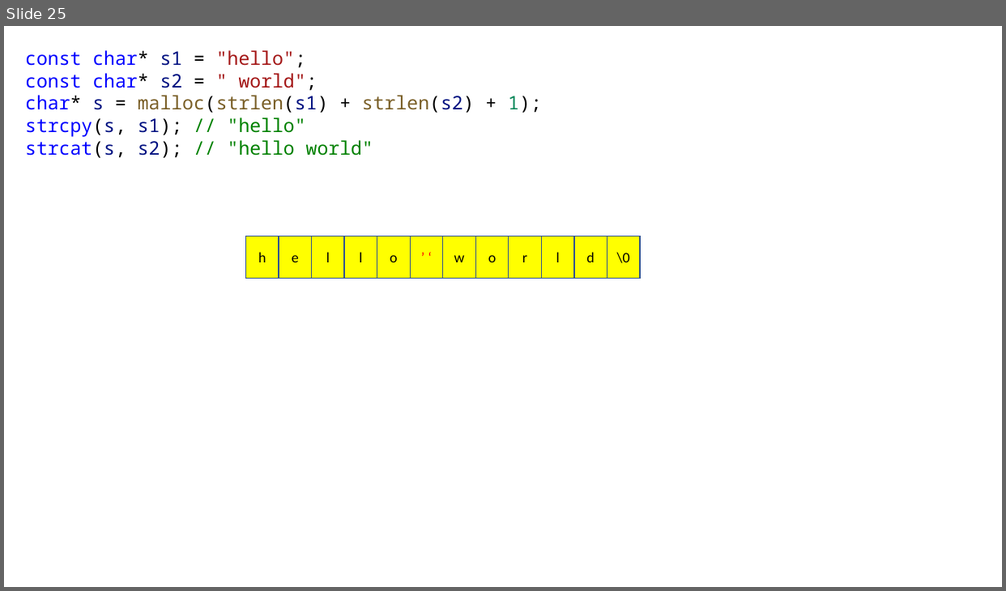
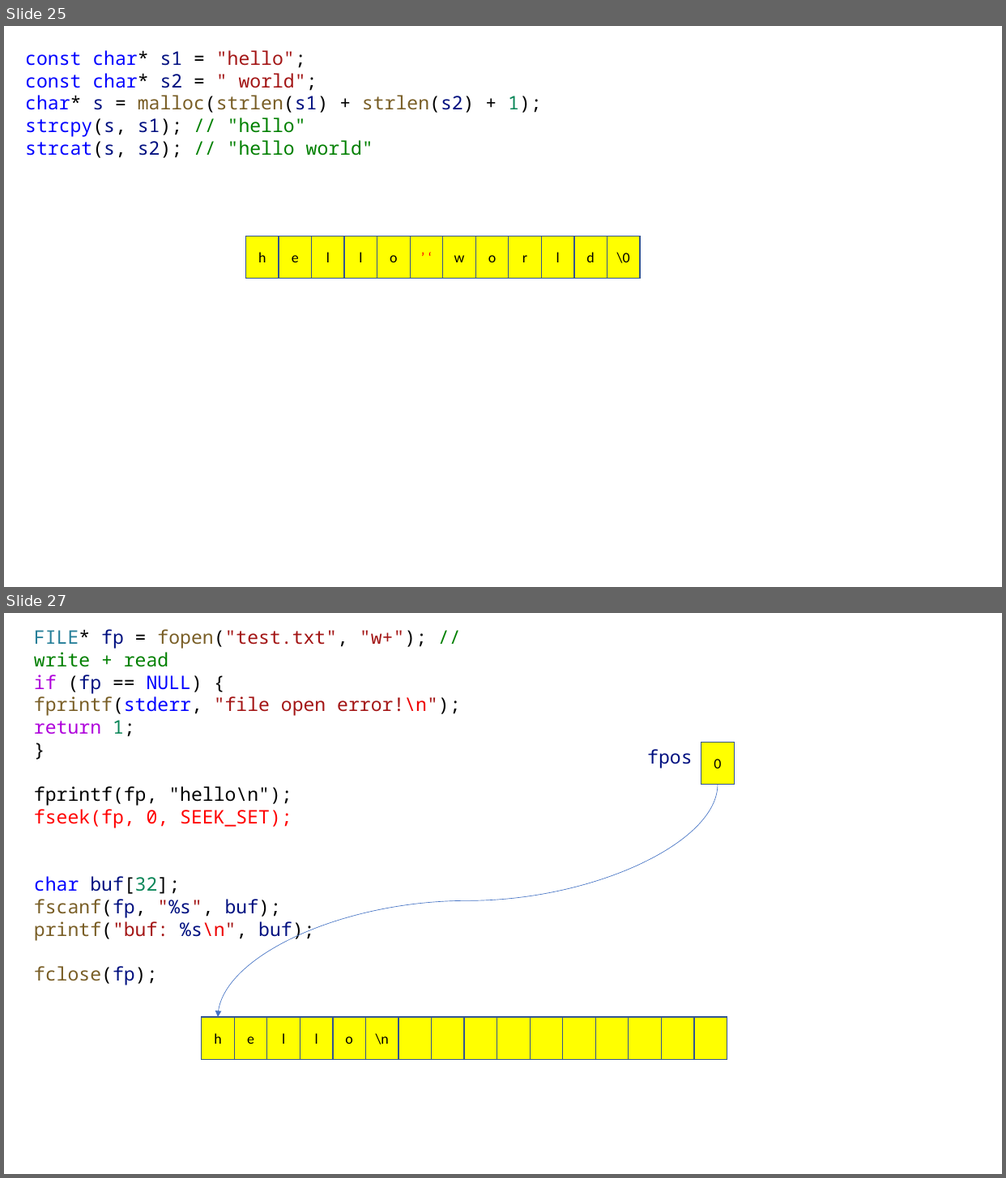
Before and after one commit to yoondev-classroom/hyundai_220510, a slide deck: 220510.pptx. Shown one above the other, each under a label of ours: slide 25 before the commit, slides 25 and 27 after it; the slides between them are not shown. The pictures are 1006x591 and 1006x1178 pixels, drawn with LibreOffice and Linux fonts; fonts in the diff are those of the drawing. Boxes give left, top, right and bottom in pixels: in the first picture for what was removed or moved away, otherwise in the second. Text is boxed around its words. In the diff, an @@ line names an element or a change of style, - is before the commit and + after.

```diff
--- a/220510.pptx
+++ b/220510.pptx
@@ slide 27 added at [4,613,1002,1174], background #FFFFFF @@
@@ text added at [34,629,460,986], 18 pt, text #000000 @@
+FILE* fp = fopen("test.txt", "w+"); // write + read
+if (fp == NULL) {
+fprintf(stderr, "file open error!\n");
+return 1;
+}
+fprintf(fp, "hello\n");
+fseek(fp, 0, SEEK_SET);
+char buf[32];
+fscanf(fp, "%s", buf);
+printf("buf: %s\n", buf);
+fclose(fp);
@@ text added at [647,749,692,769], 18 pt, text #001080 @@
+fpos
@@ rectangle added at [701,742,734,785], fill #FFFF00, outline #325491 1 pt, 14 pt, text #000000 @@
+0
@@ curved arrow added from (718, 785) to (218, 1017), #4472C4 0.5 pt @@
@@ rectangle added at [202,1017,235,1060], fill #FFFF00, outline #325491 1 pt, 14 pt, text #000000 @@
+h
@@ rectangle added at [235,1017,267,1060], fill #FFFF00, outline #325491 1 pt, 14 pt, text #000000 @@
+e
@@ rectangle added at [267,1017,300,1060], fill #FFFF00, outline #325491 1 pt, 14 pt, text #000000 @@
+l
@@ rectangle added at [300,1017,333,1060], fill #FFFF00, outline #325491 1 pt, 14 pt, text #000000 @@
+l
@@ rectangle added at [333,1017,365,1060], fill #FFFF00, outline #325491 1 pt, 14 pt, text #000000 @@
+o
@@ rectangle added at [365,1017,398,1060], fill #FFFF00, outline #325491 1 pt, 14 pt, text #000000 @@
+\n
@@ rectangle added at [398,1017,432,1060], fill #FFFF00, outline #325491 1 pt @@
@@ rectangle added at [432,1017,464,1060], fill #FFFF00, outline #325491 1 pt @@
@@ rectangle added at [464,1017,497,1060], fill #FFFF00, outline #325491 1 pt @@
@@ rectangle added at [497,1017,530,1060], fill #FFFF00, outline #325491 1 pt @@
@@ rectangle added at [530,1017,563,1060], fill #FFFF00, outline #325491 1 pt @@
@@ rectangle added at [562,1017,595,1060], fill #FFFF00, outline #325491 1 pt @@
@@ rectangle added at [595,1017,629,1060], fill #FFFF00, outline #325491 1 pt @@
@@ rectangle added at [629,1017,661,1060], fill #FFFF00, outline #325491 1 pt @@
@@ rectangle added at [661,1017,694,1060], fill #FFFF00, outline #325491 1 pt @@
@@ rectangle added at [694,1017,727,1060], fill #FFFF00, outline #325491 1 pt @@
```
Also in this commit, not shown: 1 other slide added, 2 other files.
